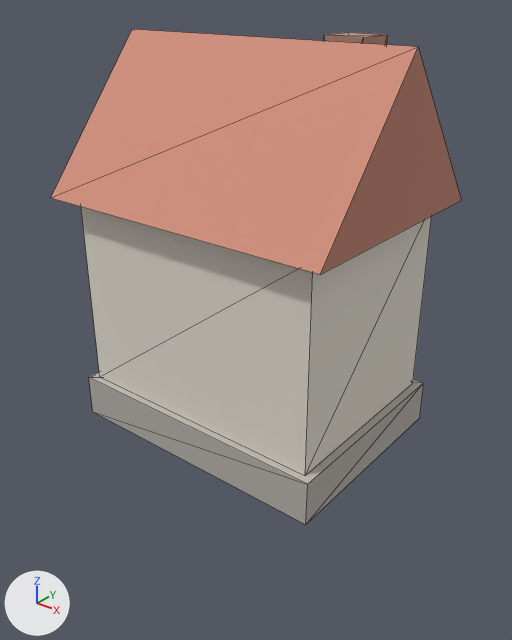
Two versions of the glTF model godot/assets/models/bldg_north_townhouse.glb, one commit apart.
Camera for both pictures: a 50 mm lens placed at (1.49, -1.86, 1.57), pointed at (0.03, -0.03, 0.44). Arrows for +X, +Y and +Z are at lower left; the lights stay in place. The first picture is the older version. Mesh edges are drawn as thin lines. Vertices at exactly the same position are counted once.
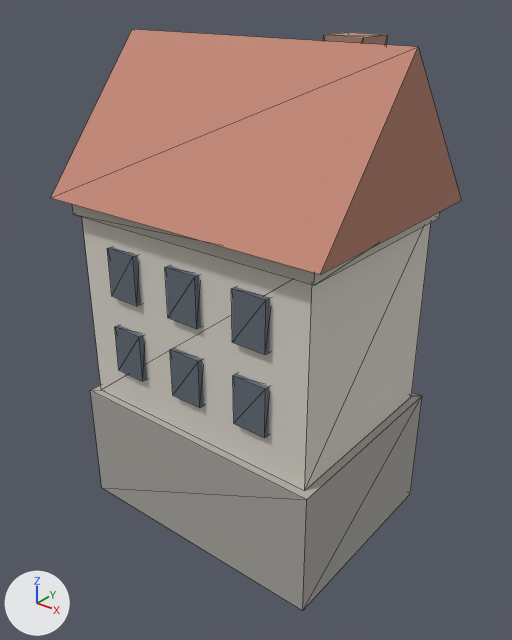
Pixel boxes [x1, y1, x2, y2] of what changed, in the pictures (512 x 640 px; the box of a moved part takes in the faces that stretch with it):
'Mesh_0', reshaped (18% taller)
    before: [51, 29, 461, 524]
    after: [51, 29, 461, 611]
part 1 of me_mesh_0, moved or reshaped
    before: [89, 372, 424, 524]
    after: [90, 385, 422, 611]
part 2 of me_mesh_0, added
    after: [82, 217, 431, 491]
part 3 of me_mesh_0, added
    after: [72, 204, 440, 285]
part 4 of me_mesh_0, moved or reshaped (not visible afterwards)
    before: [81, 207, 432, 475]
part 5 of me_mesh_0, added
    after: [115, 325, 147, 381]
part 6 of me_mesh_0, added
    after: [170, 348, 204, 408]
part 7 of me_mesh_0, added
    after: [233, 374, 269, 438]
part 8 of me_mesh_0, added
    after: [107, 247, 141, 306]
part 9 of me_mesh_0, added
    after: [165, 266, 201, 329]
part 10 of me_mesh_0, added
    after: [231, 287, 270, 355]
part 11 of me_mesh_0, recoloured
    both: [51, 29, 442, 274]

Patch to the scene script:
```diff
--- a/godot/assets/models/bldg_north_townhouse.glb.py
+++ b/godot/assets/models/bldg_north_townhouse.glb.py
@@ me_mesh_0 @@
 # used by ob_mesh_0; location = (0.0, 0.0, 0.0)
-me_mesh_0.from_pydata(...)  # 30 vertices, 36 faces; spans x -0.56..0.56, y -0.43..0.43, z 0.0..1.41
+me_mesh_0.from_pydata(...)  # 134 vertices, 166 faces; spans x -0.56..0.56, y -0.43..0.43, z -0.38..1.41
+# me_mesh_0 part 1: the loose piece of 8 vertices spanning x -0.52..0.52, y -0.39..0.39, z 0.0..0.16 is scaled about its middle by (1, 1, 3), then moved by (0.0, 0.0, -0.22)
+# me_mesh_0 part 2: the loose piece of 8 vertices spanning x -0.52..0.52, y -0.39..0.39, z 0.0..0.16 is copied, and the copy is scaled about its middle by (0.942, 0.923, 4.75), then moved by (0.0, 0.0, 0.4); it spans x -0.49..0.49, y -0.36..0.36, z 0.1..0.86
+# me_mesh_0 part 3: the loose piece of 8 vertices spanning x -0.52..0.52, y -0.39..0.39, z 0.0..0.16 is copied, and the copy is scaled about its middle by (0.981, 0.974, 0.375), then moved by (0.0, 0.0, 0.77); it spans x -0.51..0.51, y -0.38..0.38, z 0.82..0.88
+# me_mesh_0 part 4: the loose piece of 8 vertices spanning x -0.49..0.49, y -0.36..0.36, z 0.16..0.88 is scaled about its middle by (0.133, 0.0417, 0.25), then moved by (-0.28, 0.365, -0.18)
+# me_mesh_0 part 5: the loose piece of 8 vertices spanning x -0.49..0.49, y -0.36..0.36, z 0.16..0.88 is copied, and the copy is scaled about its middle by (0.133, 0.0417, 0.25), then moved by (-0.28, -0.365, -0.18); it spans x -0.345..-0.215, y -0.38..-0.35, z 0.25..0.43
+# me_mesh_0 part 6: the loose piece of 8 vertices spanning x -0.52..0.52, y -0.39..0.39, z 0.0..0.16 is copied, and the copy is scaled about its middle by (0.125, 0.0385, 1.13), then moved by (0.0, -0.365, 0.26); it spans x -0.065..0.065, y -0.38..-0.35, z 0.25..0.43
+# me_mesh_0 part 7: the loose piece of 8 vertices spanning x 0.21..0.35, y 0.07..0.21, z 1.07..1.41 is copied, and the copy is scaled about its middle by (0.929, 0.214, 0.529), then moved by (0.0, -0.505, -0.9); it spans x 0.215..0.345, y -0.38..-0.35, z 0.25..0.43
+# me_mesh_0 part 8: the loose piece of 8 vertices spanning x -0.49..0.49, y -0.36..0.36, z 0.16..0.88 is copied, and the copy is scaled about its middle by (0.133, 0.0417, 0.25), then moved by (-0.28, -0.365, 0.12); it spans x -0.345..-0.215, y -0.38..-0.35, z 0.55..0.73
+# me_mesh_0 part 9: the loose piece of 8 vertices spanning x -0.49..0.49, y -0.36..0.36, z 0.16..0.88 is copied, and the copy is scaled about its middle by (0.133, 0.0417, 0.25), then moved by (0.0, -0.365, 0.12); it spans x -0.065..0.065, y -0.38..-0.35, z 0.55..0.73
+# me_mesh_0 part 10: the loose piece of 8 vertices spanning x 0.21..0.35, y 0.07..0.21, z 1.07..1.41 is copied, and the copy is scaled about its middle by (0.929, 0.214, 0.529), then moved by (0.0, -0.505, -0.6); it spans x 0.215..0.345, y -0.38..-0.35, z 0.55..0.73
+# me_mesh_0 part 11: 16 kept faces spanning x -0.56..0.56, y -0.43..0.43, z 0.88..1.41 get new vertex colours
+# other edits to the shape of me_mesh_0 do not show in these pictures
 me_mesh_0.materials.append(mat_vertexcolormat)
```
